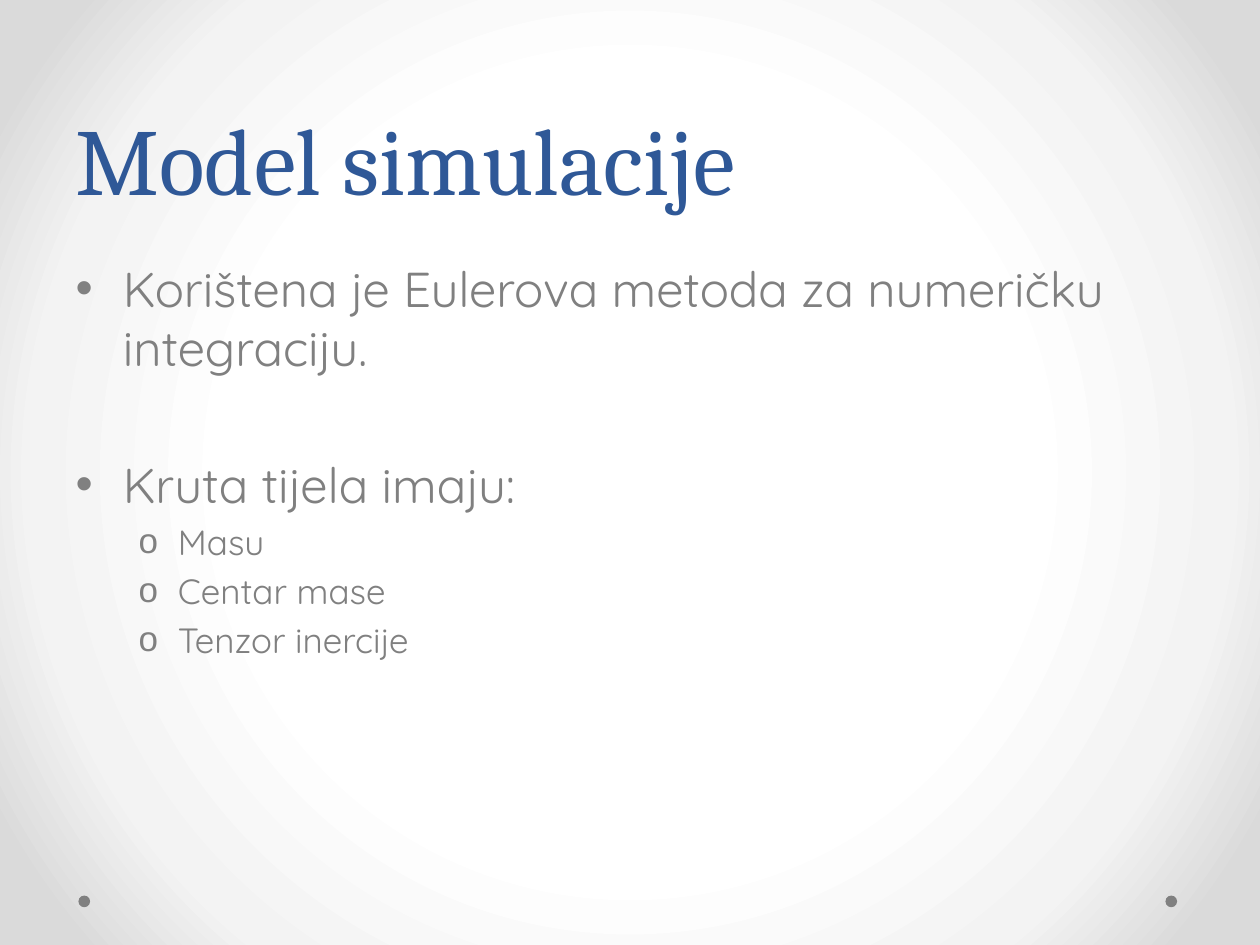
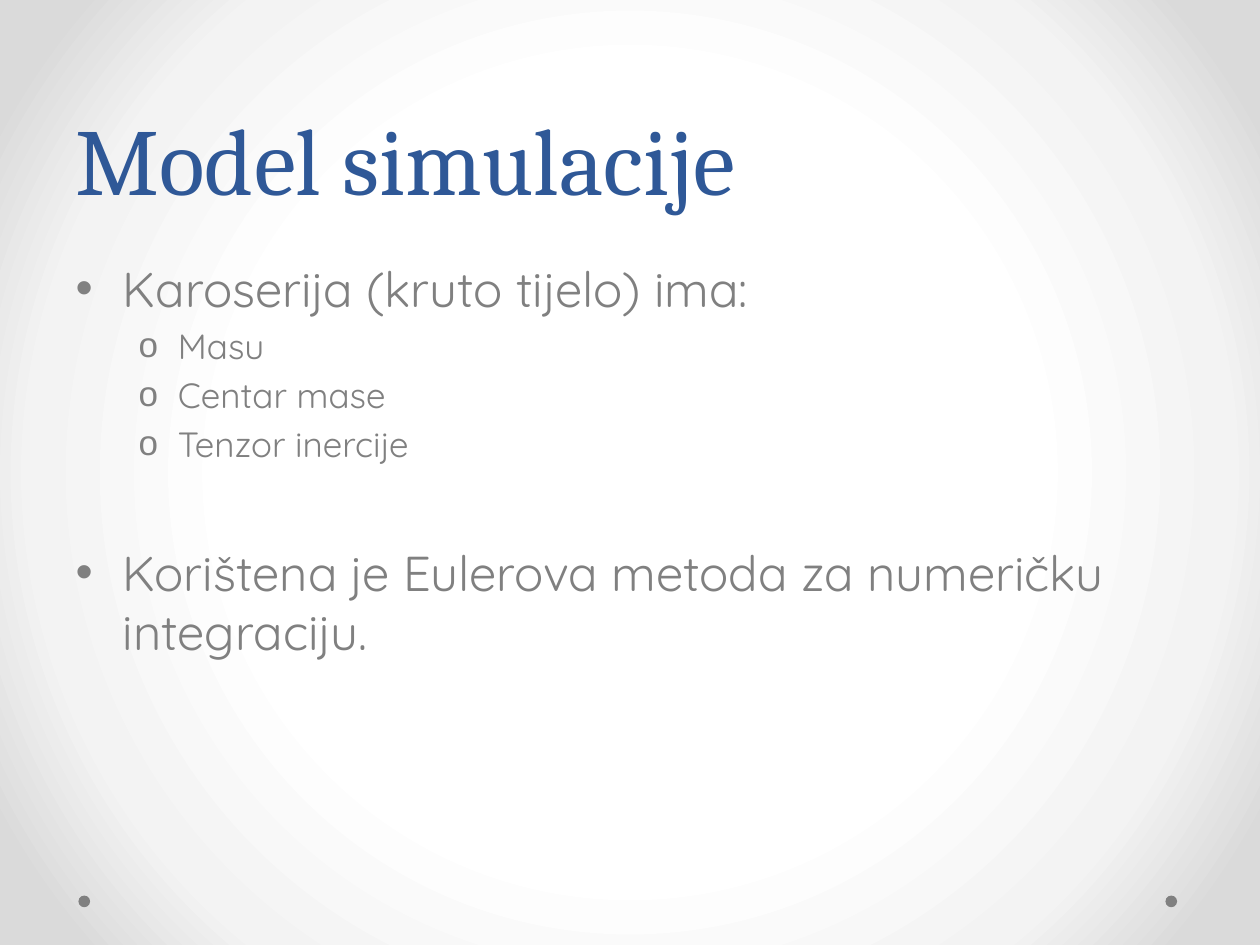
Before and after one commit to Bojanovski/IG-Project, a slide deck: slide 21 of Dokumentacija/Prezentacija.pptx (slide 4 before the commit). Drawn at 1260x945 pixels with LibreOffice and Linux fonts; fonts in the diff are those of the drawing. Boxes give left, top, right and bottom in pixels: in the first picture for what was removed or moved away, otherwise in the second. Text is boxed around its words. In the diff, an @@ line names an element or a change of style, - is before the commit and + after.

```diff
--- a/Dokumentacija/Prezentacija.pptx
+++ b/Dokumentacija/Prezentacija.pptx
@@ text at (123, 271, 748, 317): text changed @@
-• Korištena je Eulerova metoda za numeričku integraciju.
-• Kruta tijela imaju:
+• Karoserija (kruto tijelo) ima:
@@ text at (123, 555, 1103, 660): paragraph added @@
+• Korištena je Eulerova metoda za numeričku integraciju.
```
Also in this commit, not shown: 9 other slides changed, 14 slides added.
